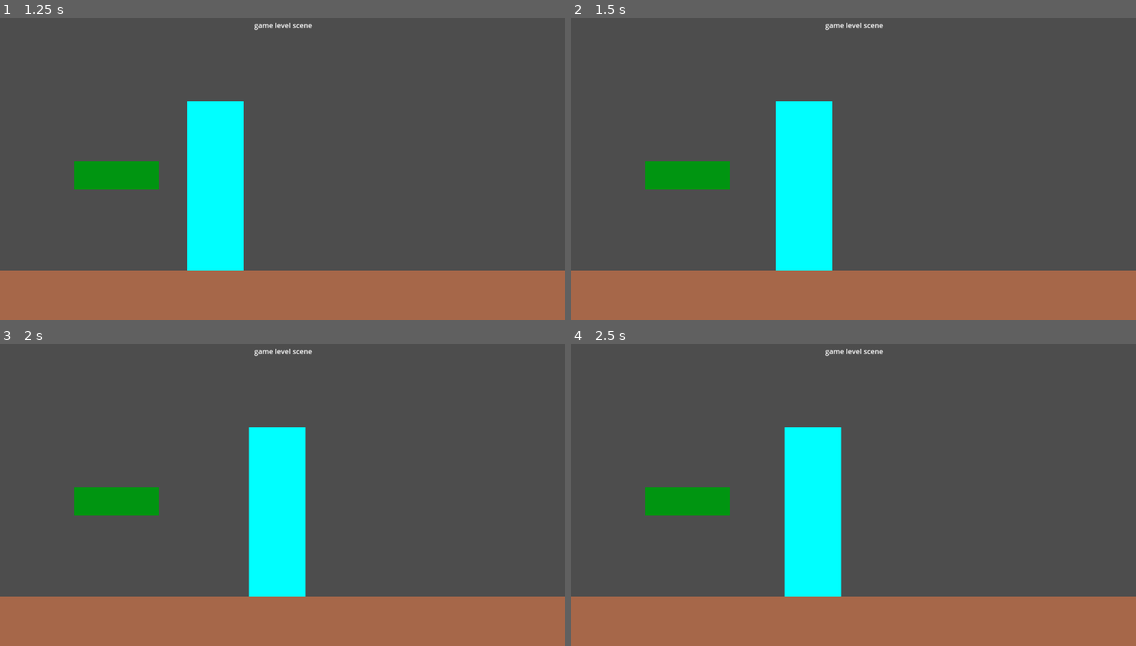
Above: before the commit, frames 1-4 (two rows, left to right).
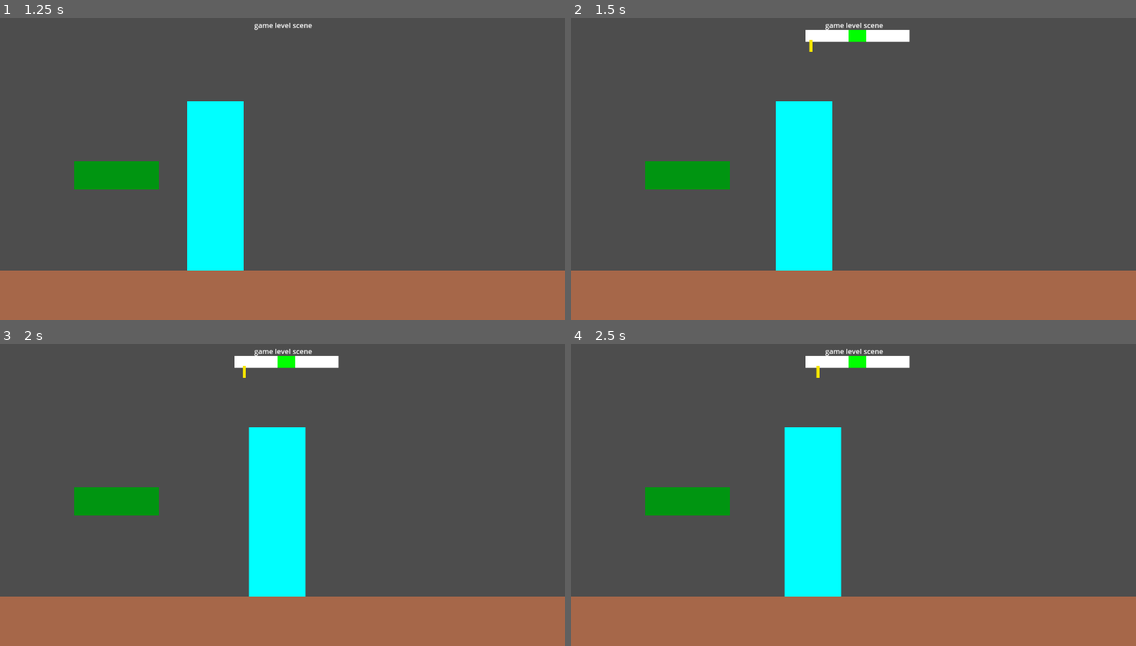
Above: after the commit, the same moments.

Repository: alexgaaranes/coss-gj-2025
Game: Godot game, scene res://levels/menu.tscn
The game is run twice, just before and just after one commit, with the same random seed, the same clock (stepped at 60 frames per second) and the same inputs.
Inputs:
- Up to frame 1 (1.25 s): click "Start" at 0.5 s
- Up to frame 2 (1.5 s): tap Enter (ui_accept) at 1.25 s; hold D (move_right) from 1.28 s (still down); tap Space (interact_food, bound only after the commit) at 1.35 s
- Up to frame 3 (2 s): keep holding D (move_right); tap Enter (ui_accept) at 1.52 s
- Up to frame 4 (2.5 s): release D (move_right) at 2.03 s; hold A (move_left) from 2.03 s (still down); tap Space (interact_food, bound only after the commit) at 2.1 s; tap Enter (ui_accept) at 2.27 s

Frame 1 is identical in both runs. In frame 2, 0.8% of the frame differs, in the area x 41-60%, y 3-12%; in frame 3, 0.8%; in frame 4, 0.8%.

Commit message:
feat: interact keybind on food

Diff:
--- a/project.godot
+++ b/project.godot
@@ -32,6 +32,11 @@
 "events": [Object(InputEventKey,"resource_local_to_scene":false,"resource_name":"","device":0,"window_id":0,"alt_presse …(189 unchanged characters)…
 ]
 }
+interact_food={
+"deadzone": 0.2,
+"events": [Object(InputEventKey,"resource_local_to_scene":false,"resource_name":"","device":-1,"window_id":0,"alt_pressed":false,"shift_pressed":false,"ctrl_pressed":false,"meta_pressed":false,"pressed":false,"keycode":0,"physical_keycode":32,"key_label":0,"unicode":32,"location":0,"echo":false,"script":null)
+]
+}
 
 [rendering]
 
--- a/scenes/timing_indicator/timer.tscn
+++ b/scenes/timing_indicator/timer.tscn
@@ -2,30 +2,38 @@
 
 [ext_resource type="Script" uid="uid://dgejrbvndrrsv" path="res://scripts/timing_indicator/timer.gd" id="1_wym0m"]
 
-[node name="Timer" type="CanvasLayer"]
+[node name="Timer" type="Control"]
+layout_mode = 3
+anchors_preset = 0
+offset_left = 1328.0
+offset_top = 152.0
+offset_right = 1368.0
+offset_bottom = 192.0
+
+[node name="Timer Canvas" type="CanvasLayer" parent="."]
 script = ExtResource("1_wym0m")
 
-[node name="BarContainer" type="Control" parent="."]
+[node name="BarContainer" type="Control" parent="Timer Canvas"]
 layout_mode = 3
 anchors_preset = 8
 anchor_left = 0.5
 anchor_top = 0.5
 anchor_right = 0.5
 anchor_bottom = 0.5
-offset_left = -295.0
-offset_top = -34.0
-offset_right = 590.0
-offset_bottom = 67.0
+offset_left = 688.0
+offset_top = -208.0
+offset_right = 1573.0
+offset_bottom = -107.0
 grow_horizontal = 2
 grow_vertical = 2
 
-[node name="Bar" type="ColorRect" parent="BarContainer"]
+[node name="Bar" type="ColorRect" parent="Timer Canvas/BarContainer"]
 layout_mode = 0
 offset_top = 2.0
 offset_right = 590.0
 offset_bottom = 70.0
 
-[node name="Zone" type="ColorRect" parent="BarContainer"]
+[node name="Zone" type="ColorRect" parent="Timer Canvas/BarContainer"]
 layout_mode = 1
 anchors_preset = -1
 anchor_bottom = 0.225
@@ -35,7 +43,7 @@
 offset_bottom = 47.275
 color = Color(0, 1, 0, 1)
 
-[node name="Arrow" type="ColorRect" parent="BarContainer"]
+[node name="Arrow" type="ColorRect" parent="Timer Canvas/BarContainer"]
 layout_mode = 0
 offset_left = 2.0
 offset_top = 61.0
--- a/scripts/food/food.gd
+++ b/scripts/food/food.gd
@@ -1,11 +1,32 @@
 extends Node2D
 
+var is_overlapping = false
+
 func _on_area_2d_area_entered(area):
-	var timing_indicator_scene = preload("res://scenes/timing_indicator/timer.tscn")
-	var timing_indicator = timing_indicator_scene.instantiate()
-	get_parent().get_parent().add_child(timing_indicator)
+	is_overlapping = true
 
+func _process(delta):
+	if Input.is_action_just_released("interact_food") and is_overlapping:
+		spawn_timer()
+
+	# check if there is existing timer
+	if get_tree().root.get_node("Timer") == null and not is_overlapping:
+		is_overlapping = true
 
 
 func _on_area_2d_area_shape_exited(area_rid, area, area_shape_index, local_shape_index):
-	get_parent().get_parent().get_node("Timer").queue_free()
+	del_timer()
+	is_overlapping = false
+
+# other functions
+func spawn_timer():
+	is_overlapping = false
+	var timing_indicator_scene = preload("res://scenes/timing_indicator/timer.tscn")
+	var timing_indicator = timing_indicator_scene.instantiate()
+	var screen_size = get_viewport().get_visible_rect().size
+	timing_indicator.get_child(0).scale = Vector2(0.4, 0.4)
+	get_tree().root.add_child(timing_indicator)
+
+func del_timer():
+	var timer = get_tree().root.get_node("Timer")
+	if timer != null: timer.queue_free()
--- a/scripts/timing_indicator/timer.gd
+++ b/scripts/timing_indicator/timer.gd
@@ -62,6 +62,7 @@
 			input_feedback(false)
 		is_active = false
 
+
 	elif event.is_action_pressed("ui_cancel"):
 		print("Skill Check Cancelled")
 		_cancel_skill_check()
@@ -82,6 +83,8 @@
 	hide()
 	bar.scale = Vector2(1, 1) # reset scale just in case
 
+	get_parent().queue_free()
+
 func _cancel_skill_check():
 	if tween:
 		tween.kill()
